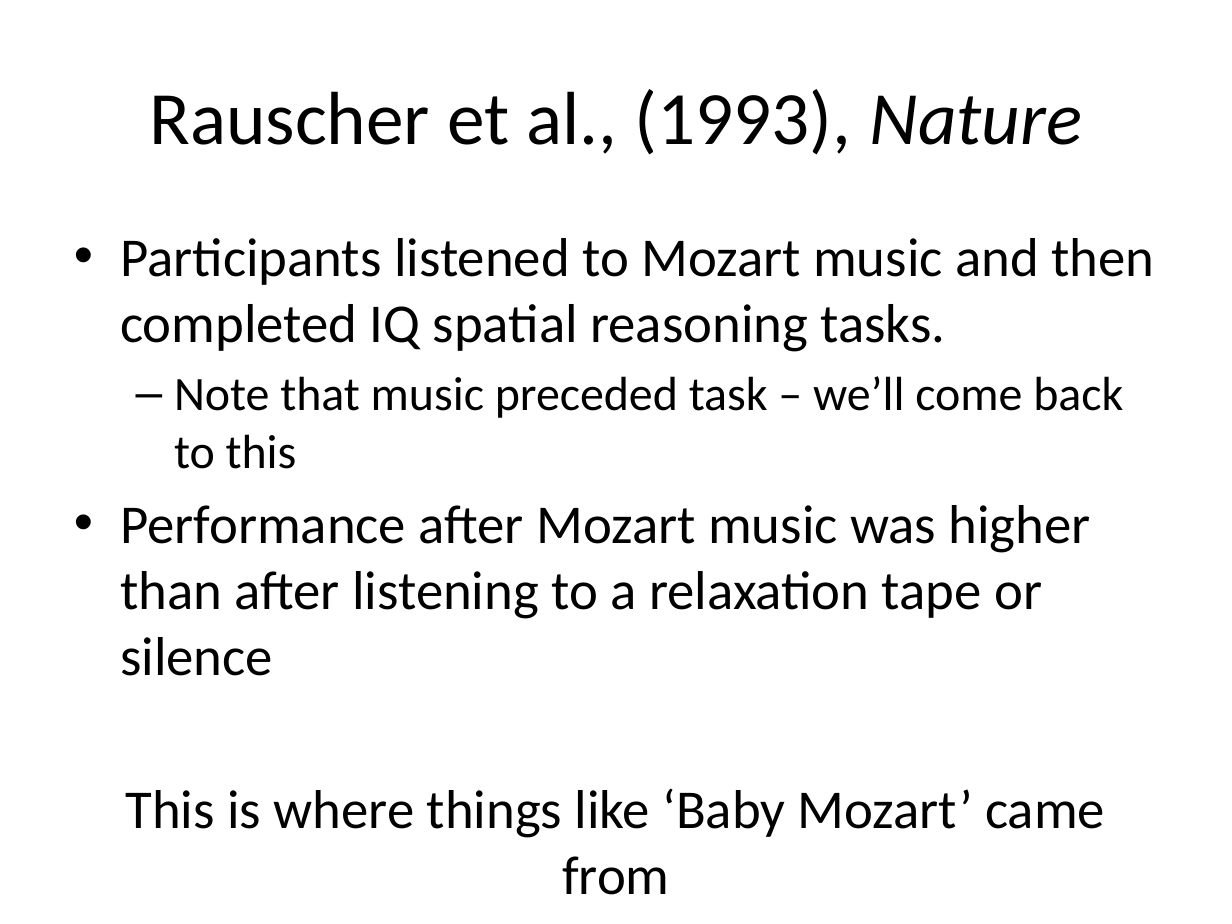
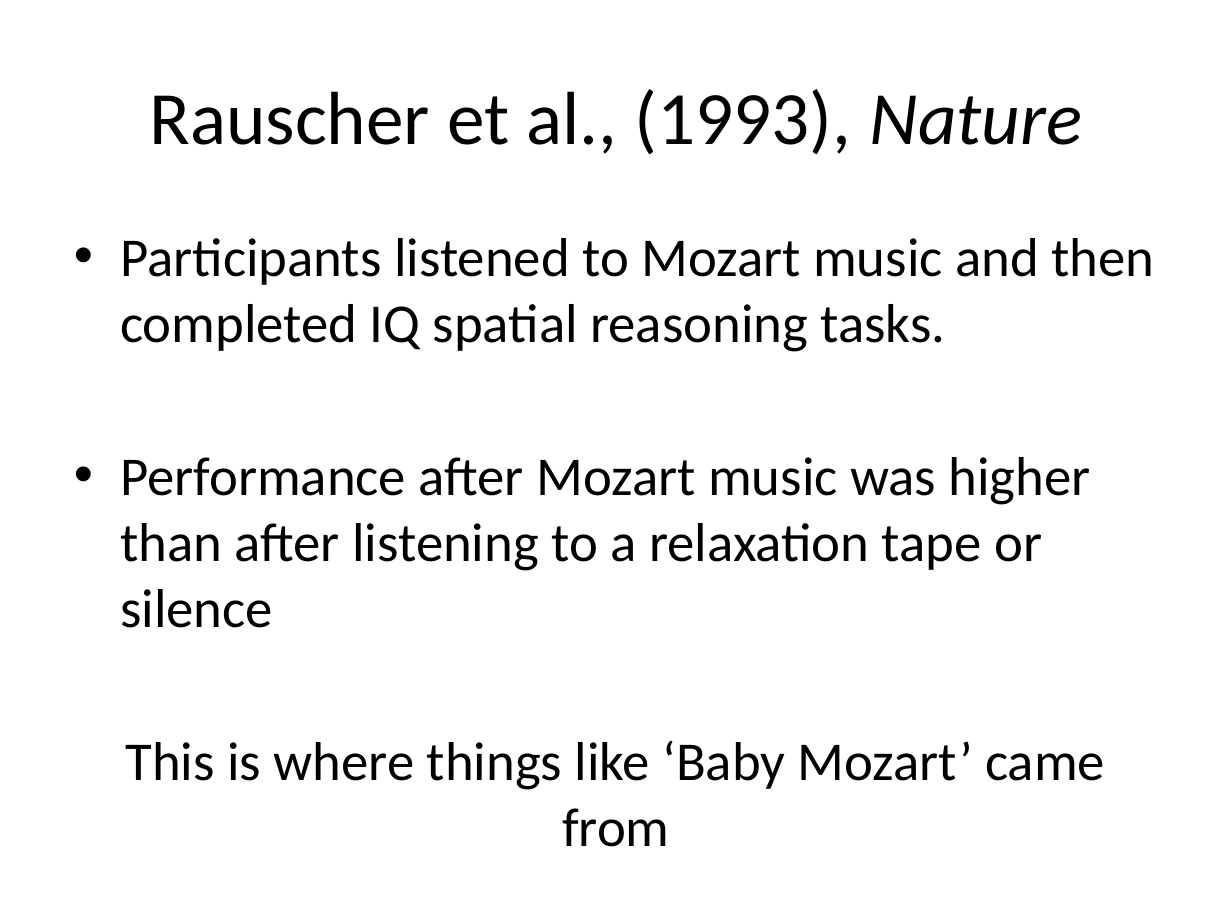
Before and after one commit to asternin/PhDProject, a slide deck: slide 5 of Meetings/22.08.2016-LabRetreat.pptx. Drawn at 1232x924 pixels with LibreOffice and Linux fonts; fonts in the diff are those of the drawing. Boxes give left, top, right and bottom in pixels: in the first picture for what was removed or moved away, otherwise in the second. Text is boxed around its words. In the diff, an @@ line names an element or a change of style, - is before the commit and + after.

```diff
--- a/Meetings/22.08.2016-LabRetreat.pptx
+++ b/Meetings/22.08.2016-LabRetreat.pptx
@@ text at (174, 376, 1123, 469): paragraph removed @@
-  – Note that music preceded task – we’ll come back to this
```
Also in this commit, not shown: 4 other slides changed, 3 slides added, 3 slides removed, 8 other files.
